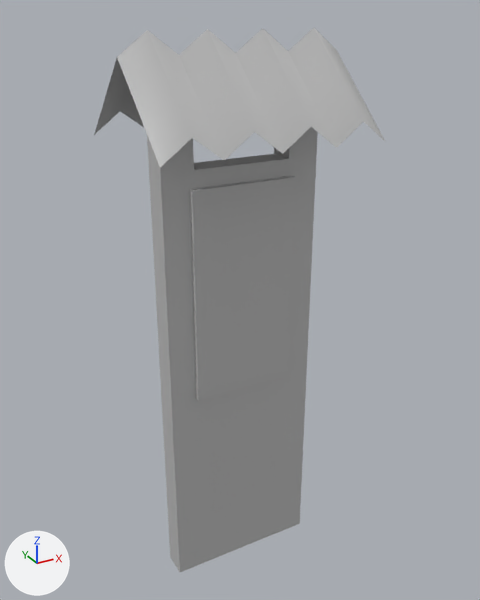
The FBX model Papercut/Assets/Geometry/Environment/Sign02.fbx, before and after one commit.
One viewpoint serves both versions: a camera (50 mm lens) standing at (0.62, -1.005, 1.083) and looking at (1.181, 0.015, 0.573). Arrows for +X, +Y and +Z are at lower left; the lights stay in place. Where no turn or scale is listed for an object, it has been applied to the vertices.

Names of what the first picture shows: 'Sign02_GEO'.
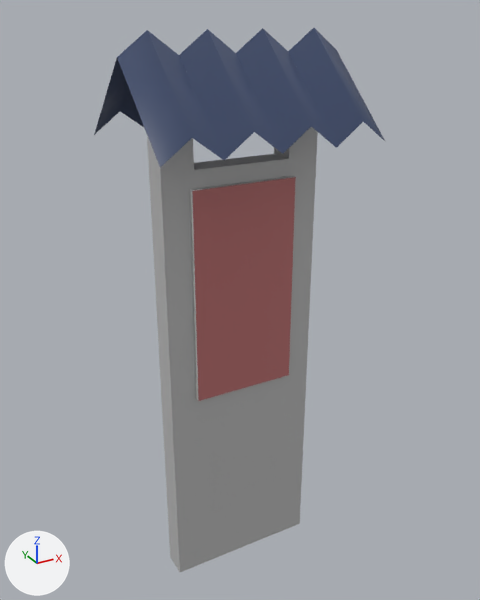
Boxes [x1, y1, x2, y2] around the edits, measured in the pictures (480 x 600 px):
part 1 of me_mesh, recoloured (grey to blue)
    both: [94, 28, 385, 168]
part 2 of me_mesh, recoloured
    both: [192, 177, 296, 401]

Edits to the bpy script that builds the scene:
```text
Add mat_lambert3:
    mat_lambert3 = principled_material('lambert3')
    mat_lambert3.base_color = (0.5, 0.164, 0.164)  # pink #bc7171
Add mat_lambert2:
    mat_lambert2 = principled_material('lambert2')
    mat_lambert2.base_color = (0.0409, 0.0629, 0.136)  # dark blue #394767
Change me_mesh:
    where me_mesh.from_pydata(...)  # 59 vertices, 44 faces; spans x -0.2..0.2, y -0.149..0.149, z 0.0..1.053
    used by ob_sign02_geo; location = (1.165, 0.0, 0.0)
    me_mesh part 1: all 16 faces centred in x -0.175..0.175, y -0.074..0.074, z 0.967 switch from mat_lambert1 (grey #bcbcbc) to mat_lambert2 (dark blue #394767)
    me_mesh part 2: the 1 face centred in x 0.0, y -0.035, z 0.61 switches from mat_lambert1 (grey #bcbcbc) to mat_lambert3 (pink #bc7070)
    add me_mesh.materials.append(mat_lambert3)  # pink #bc7171
```
